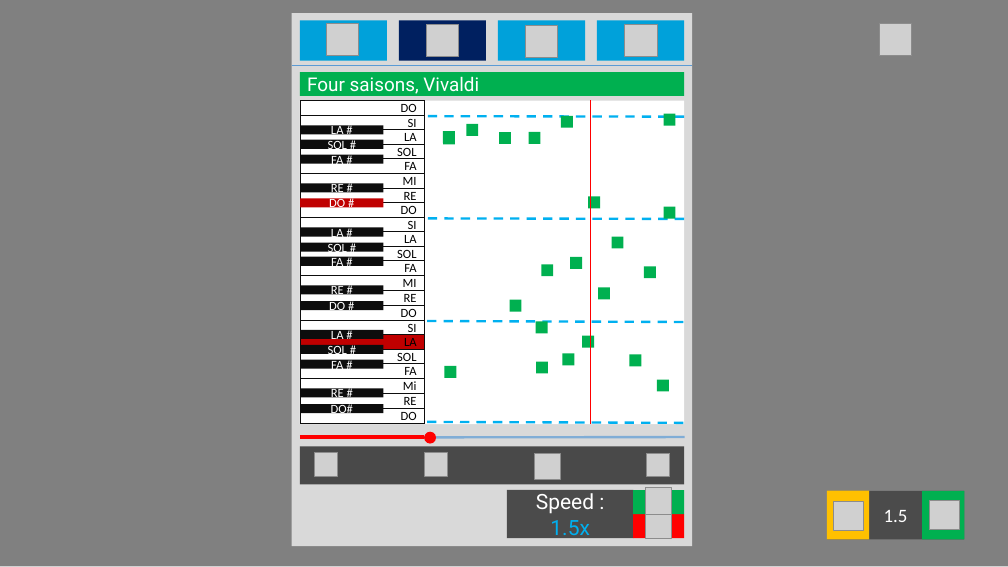
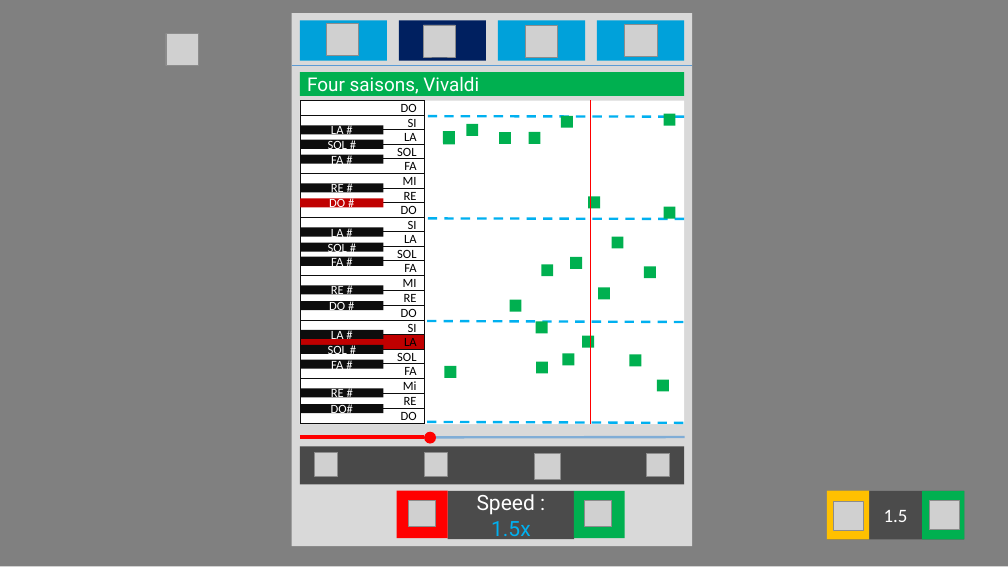
Before and after one commit to QuentinSalomon/TB, a slide deck: slide 4 of Administratif/Visuel/Visuel.pptx. Drawn at 1008x567 pixels with LibreOffice and Linux fonts; fonts in the diff are those of the drawing; grey boxes stand for pictures. Boxes give left, top, right and bottom in pixels: in the first picture for what was removed or moved away, otherwise in the second. Text is boxed around its words. In the diff, an @@ line names an element or a change of style, - is before the commit and + after.

```diff
--- a/Administratif/Visuel/Visuel.pptx
+++ b/Administratif/Visuel/Visuel.pptx
@@ picture: place and size @@
-picture at [879, 23, 911, 55]
+picture at [423, 25, 455, 57]
@@ picture: place and size @@
-picture at [426, 24, 459, 57]
+picture at [166, 33, 199, 66]
@@ rectangle: place and size @@
-rectangle at [634, 514, 684, 538]
+rectangle at [397, 491, 448, 538]
@@ picture: place and size @@
-picture at [646, 512, 672, 538]
+picture at [409, 500, 436, 526]
@@ rectangle "Speed : 1.5x": place and size @@
-rectangle "Speed : 1.5x" at [507, 490, 634, 538]
+rectangle "Speed : 1.5x" at [448, 491, 574, 539]
@@ rectangle: place and size @@
-rectangle at [634, 490, 684, 514]
+rectangle at [574, 491, 625, 538]
@@ picture: place and size @@
-picture at [646, 488, 672, 514]
+picture at [585, 501, 612, 527]
```
Also in this commit, not shown: 1 other slide changed, 1 slide added, 32 other files.
